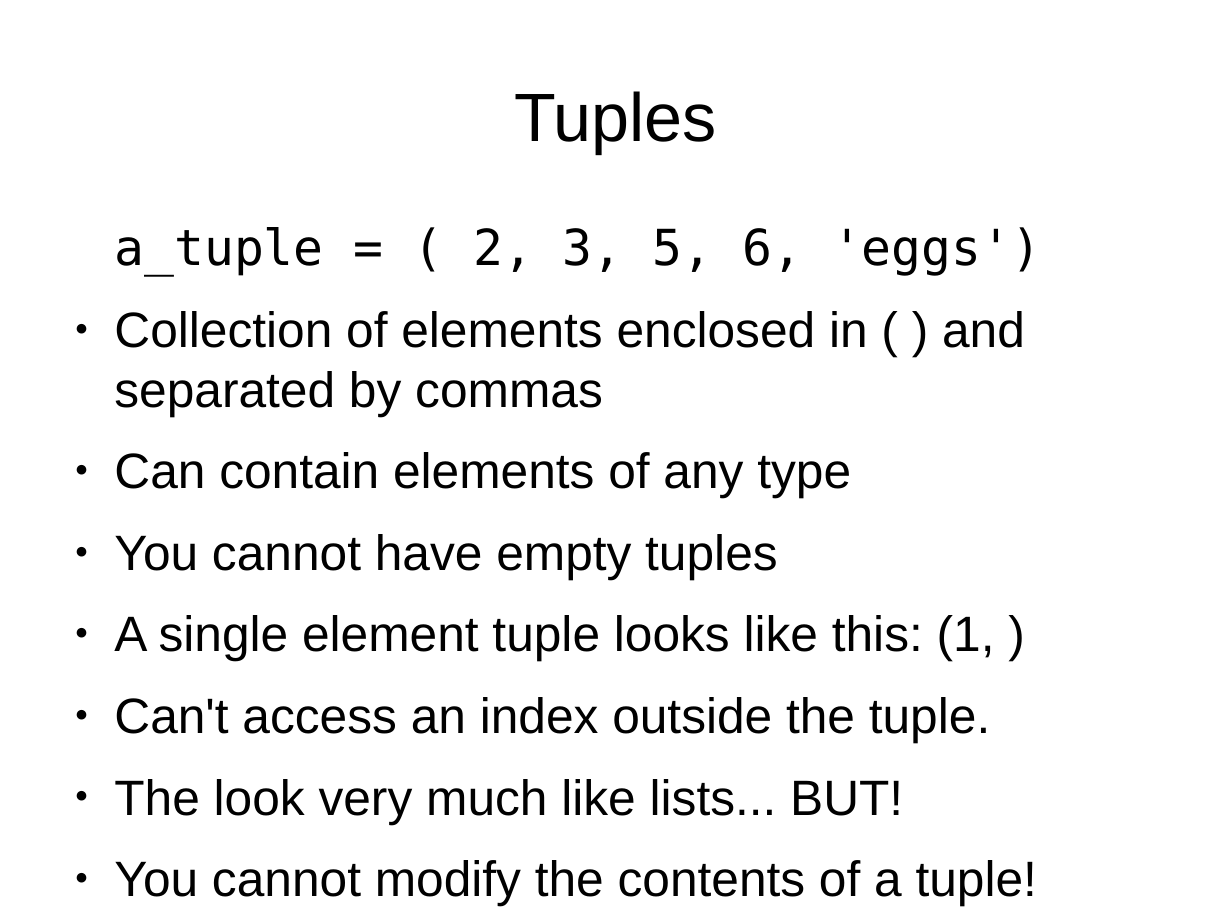
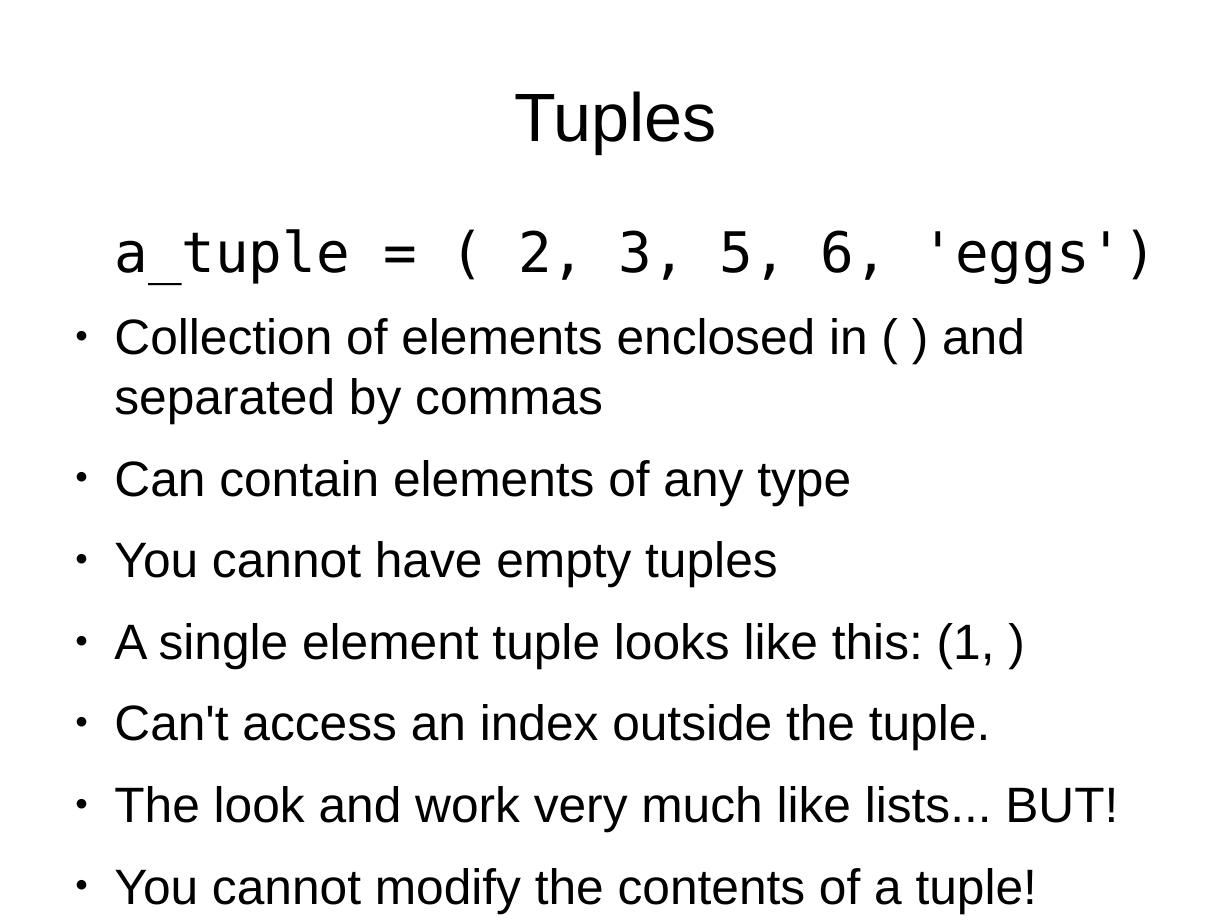
Before and after one commit to bradfordbarr/HacDC-Intro-to-Programming, a slide deck: slide 10 of class_2/class_2.odp. Drawn at 1232x924 pixels with LibreOffice and Linux fonts; fonts in the diff are those of the drawing. Boxes give left, top, right and bottom in pixels: in the first picture for what was removed or moved away, otherwise in the second. Text is boxed around its words. In the diff, an @@ line names an element or a change of style, - is before the commit and + after.

```diff
--- a/class_2/class_2.odp
+++ b/class_2/class_2.odp
@@ text at (114,229,1157,283): size 32 to 36 pt in "a_tuple = ( 2, 3, 5, 6, ..." @@
@@ text at (114,786,1118,831): text changed @@
-● The look very much like lists... BUT!
+● The look and work very much like lists... BUT!
```
Also in this commit, not shown: 2 other slides changed, 8 slides added, 2 slides removed, 1 other file.
